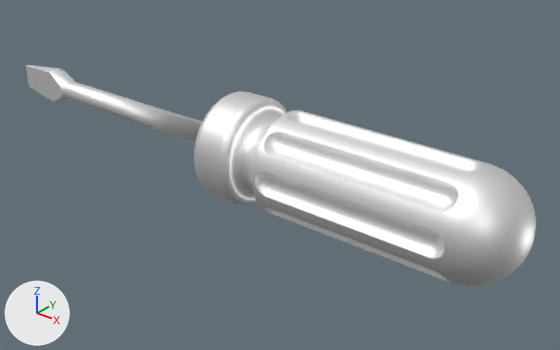
A saved change to the COLLADA model src/lab_cobot_gazebo/models/safety_probe_kit/meshes/screwdriver.dae.
Both versions are drawn from a 50 mm camera at (0.1228, -0.1301, 0.09) aimed at (0.0138, 0.0062, 0.0056). The lights are fixed; the arrows at lower left show +X, +Y and +Z. The picture after the commit comes second.

The first picture shows 'Screwdriver'.
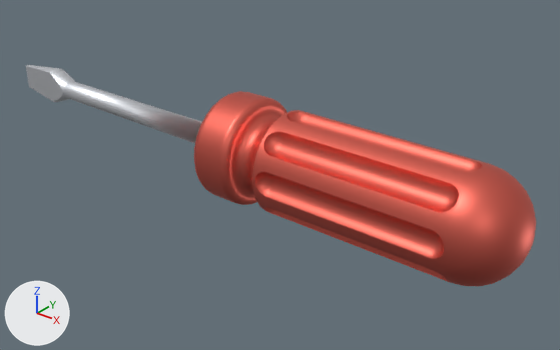
Location of each change, (x1, y1, x2, y2) in pixels of the pictures (560 x 350 px):
```json
{"object": "Screwdriver", "change": "recoloured", "before": [26, 65, 536, 286], "after": [26, 65, 536, 286], "on screen": "white to red"}
```

Scene script edits in JSON lines:
```json
{"op": "set", "path": "mat_paint___enamel_glossy__dark_grey.base_color", "old": "(1.0, 1.0, 1.0)", "new": "(0.8, 0.16, 0.12)", "note": "white #ffffff -> red #e76f61"}
```
